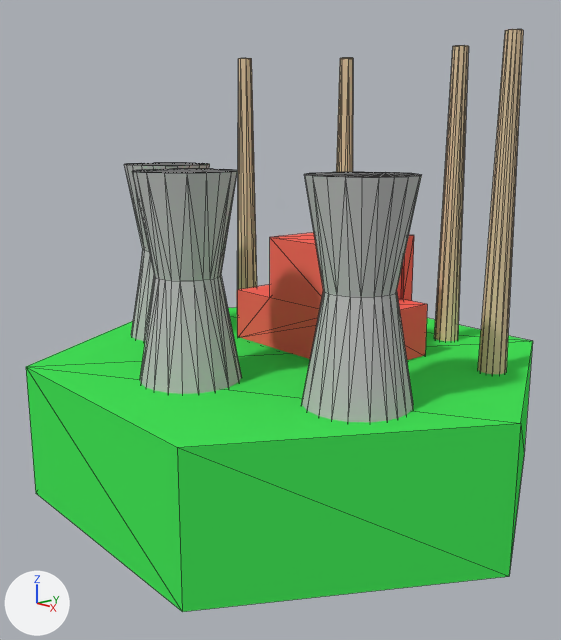
The Blender file Models/coalplanttile.blend, before and after one commit.
Both versions are drawn from a 50 mm camera at (15.21, -13.64, 6.45) aimed at (-0.01, -0.55, 1.73). The lights are fixed; the arrows at lower left show +X, +Y and +Z. Mesh edges are drawn as thin lines.

In view in the first picture: 'Oceanblock', 'coalplant'.
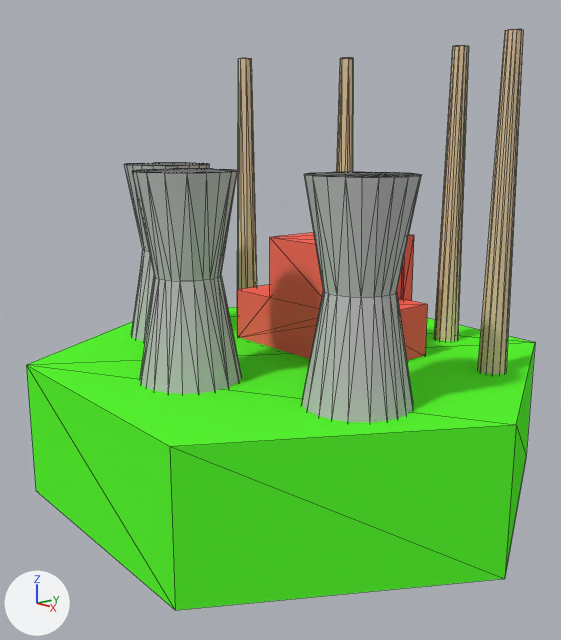
What differs and where, as boxes [x1, y1, x2, y2] in the pictures (561 x 640 px):
'Oceanblock', recoloured, turned
    before: [26, 307, 533, 612]
    after: [26, 307, 535, 610]

The change, as a list of edits to the scene's bpy script:
```text
Add mat_material_007:
    mat_material_007 = diffuse_material('Material.007')
    mat_material_007.base_color = (0.102, 1.0, 0.0331)  # green #5aff33
Change me_oceanblock:
    where me_oceanblock.from_pydata(...)  # 17 vertices, 20 faces; spans x -1.94..2.06, y -0.35..0.65, z -1.65..1.86
    remove me_oceanblock.materials.append(mat_material_001)  # green #45e759
    add me_oceanblock.materials.append(mat_material_007)  # green #5aff33
Change ob_oceanblock:
    ob_oceanblock.rotation_euler: (1.571, 0.0, 6.304) -> (1.571, 0.0, 6.283)  # degrees (90, 0, 1) -> degrees (90, 0, 360)
```
